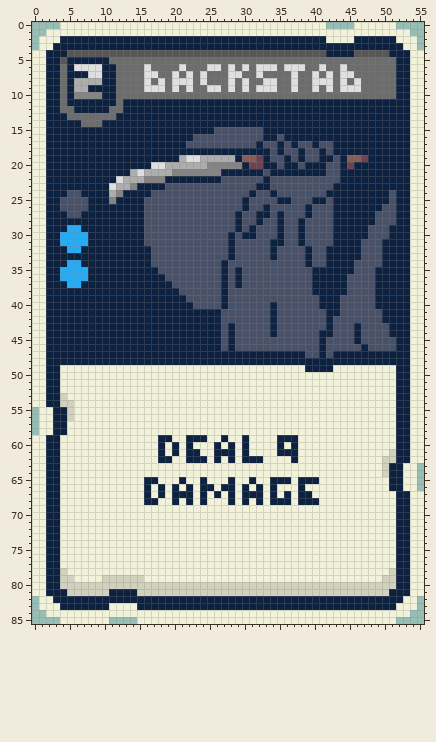
A sprite sheet gets an edit: Assets/Cards/006 Backstab.png. The first picture shows the starting point.
The file is 56x86 pixels.
After the commit:
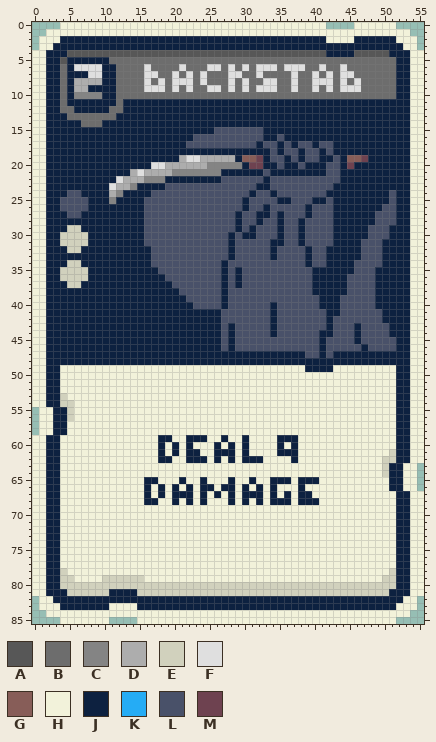
Palette (. is transparent): A #575757  B #6d6d6d  C #848484  D #adadad  E #d1d1bd  F #dfdfdf  G #875d58  H #f2f2da  J #0d2140  K #25acf5  L #495169  M #6e4250
Change:
{"y":29,"x":5,"old":"KK","new":"EE"}
{"y":30,"x":4,"old":"KKKK","new":"EEEE"}
{"y":31,"x":4,"old":"KKKK","new":"EEEE"}
{"y":32,"x":5,"old":"KK","new":"EE"}
{"y":34,"x":5,"old":"KK","new":"EE"}
{"y":35,"x":4,"old":"KKKK","new":"EEEE"}
{"y":36,"x":4,"old":"KKKK","new":"EEEE"}
{"y":37,"x":5,"old":"KK","new":"EE"}
{"label":"changed","picture_box":[60,225,88,288]}
